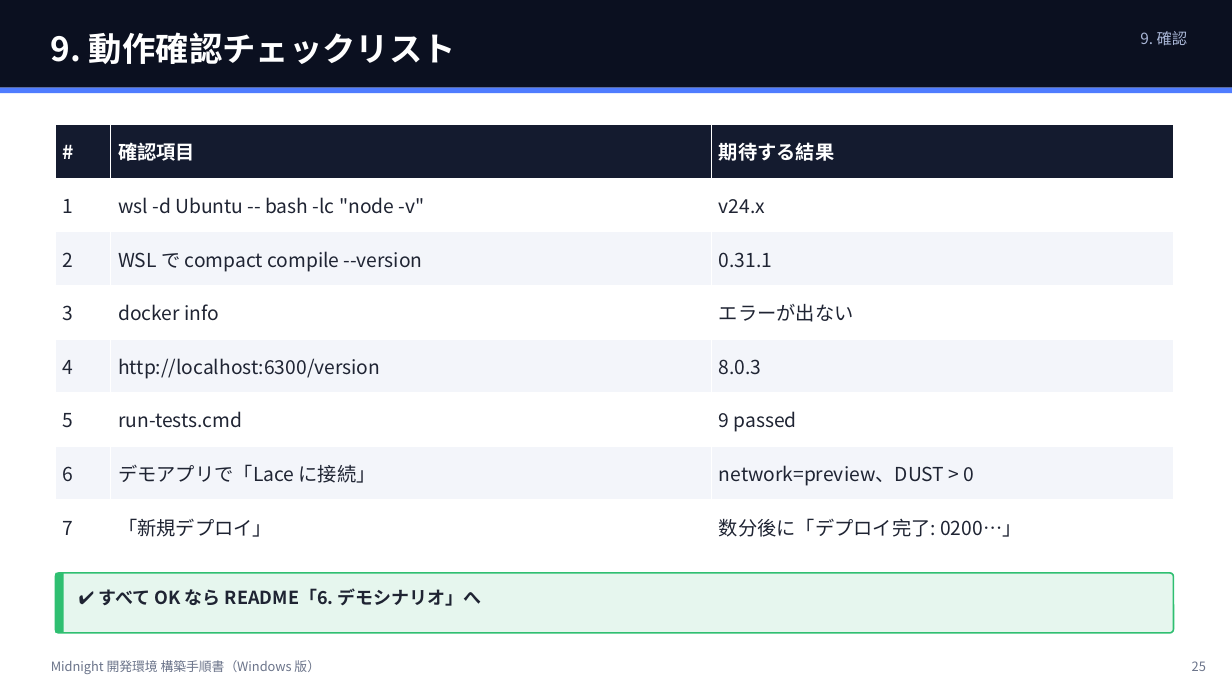
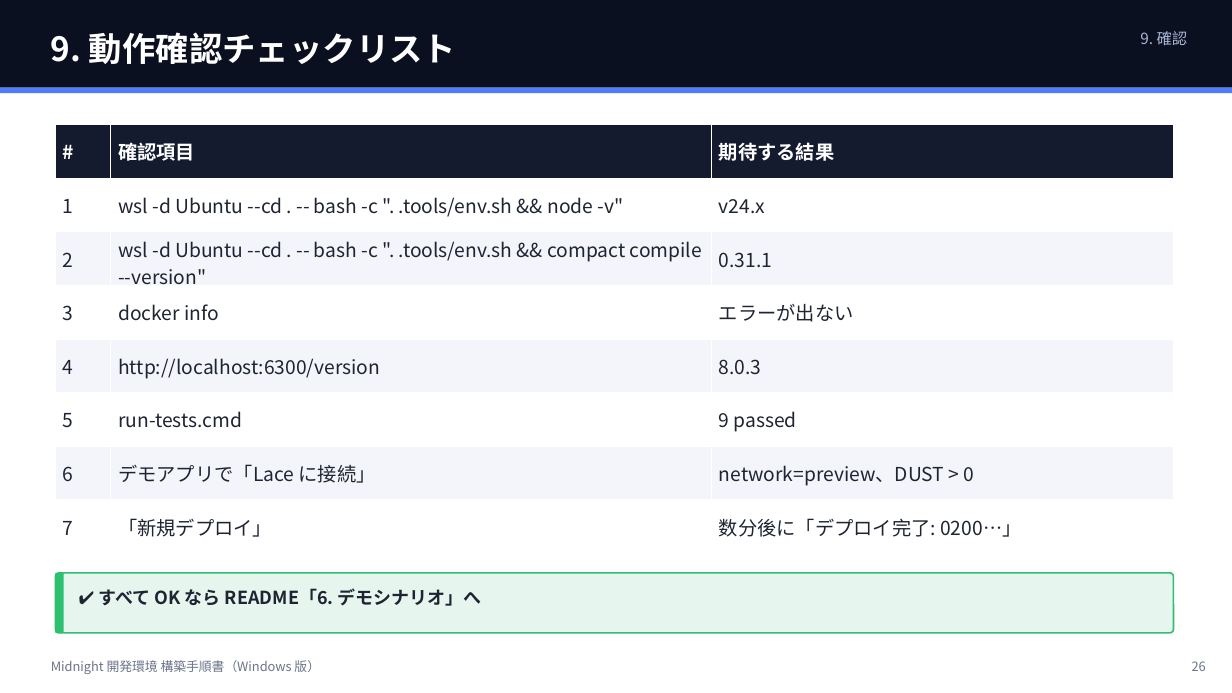
Before and after one commit to 101nimura/midnight_td_demo, a slide deck: slide 26 of docs/SETUP.pptx (slide 25 before the commit). Drawn at 1232x693 pixels with LibreOffice and Linux fonts; fonts in the diff are those of the drawing. Boxes give left, top, right and bottom in pixels: in the first picture for what was removed or moved away, otherwise in the second. Text is boxed around its words. In the diff, an @@ line names an element or a change of style, - is before the commit and + after.

```diff
--- a/docs/SETUP.pptx
+++ b/docs/SETUP.pptx
@@ table at (55,125,1174,554) @@
@@ row 2, column 2: "wsl -d Ubuntu -- bash -lc "node -v"" to "wsl -d Ubuntu --cd . -- bash -c ". .tools/env.sh && node -v"" @@
@@ row 3, column 2: "WSL で compact compile --version" to "wsl -d Ubuntu --cd . -- bash -c ". .tools/env.sh && compact compile --version"" @@
@@ text at (1192,661,1206,671): text changed @@
-25
+26
```
Also in this commit, not shown: 24 other slides changed, 1 slide added, 18 other files.
